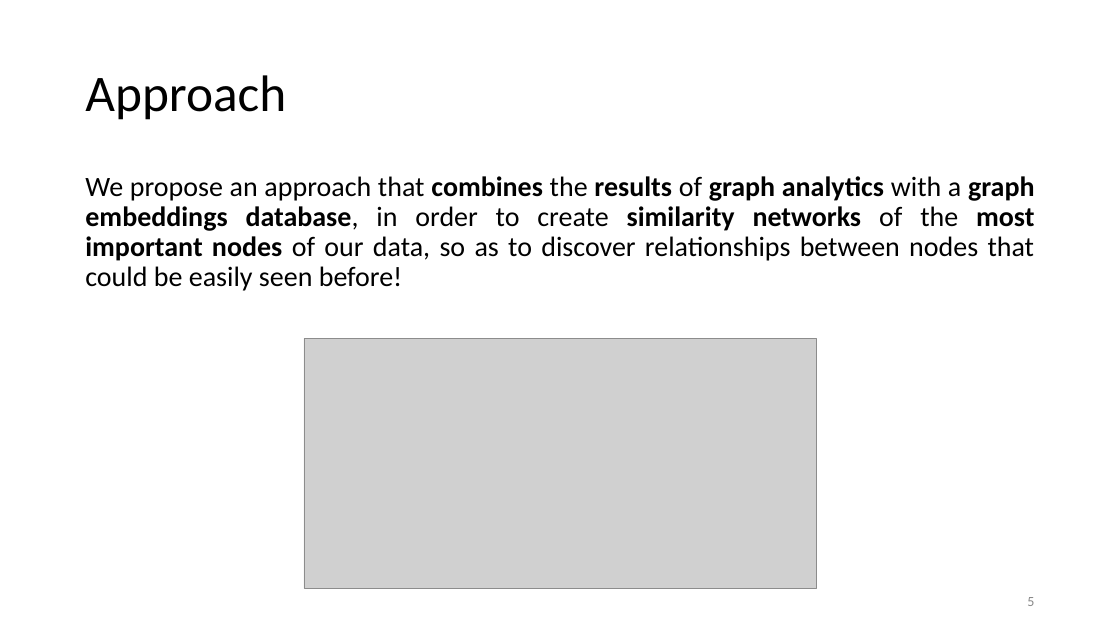
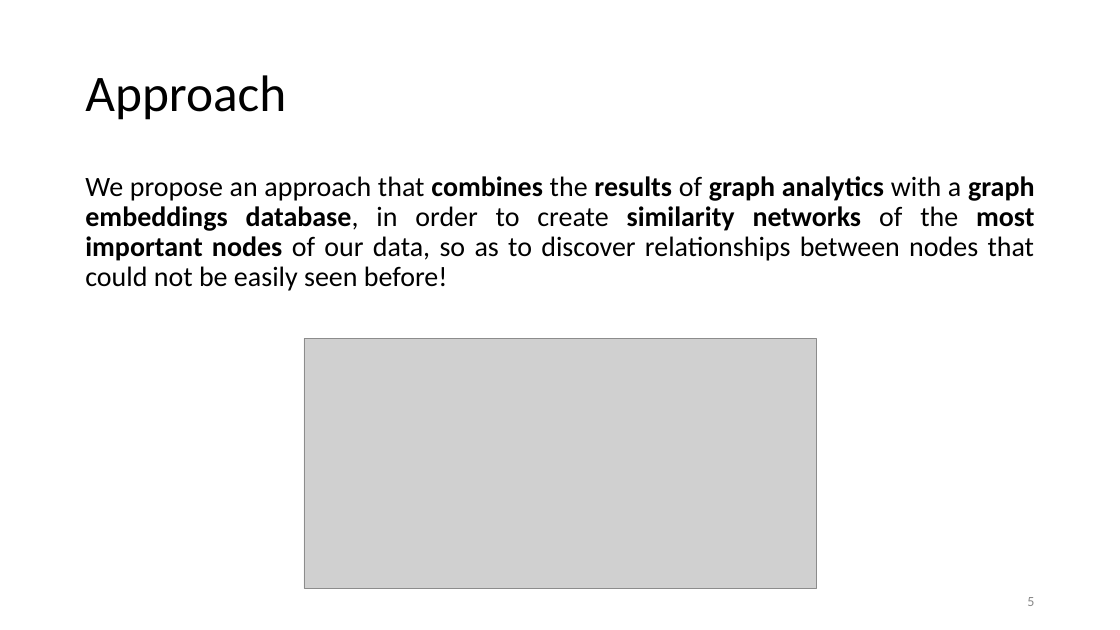
Before and after one commit to MChatzakis/Panama-Papers-Analysis, a slide deck: slide 5 of Presentation/PanamaPapersPresentation.pptx. Drawn at 1120x630 pixels with LibreOffice and Linux fonts; fonts in the diff are those of the drawing; grey boxes stand for pictures. Boxes give left, top, right and bottom in pixels: in the first picture for what was removed or moved away, otherwise in the second. Text is boxed around its words. In the diff, an @@ line names an element or a change of style, - is before the commit and + after.

Commit message:
presentation update

```diff
--- a/Presentation/PanamaPapersPresentation.pptx
+++ b/Presentation/PanamaPapersPresentation.pptx
@@ text at [85, 176, 1035, 291]: text changed @@
-We propose an approach that combines the results of graph analytics with a graph embeddings database, in order to create similarity networks of the most important nodes of our data, so as to discover relationships between nodes that could be easily seen before!
+We propose an approach that combines the results of graph analytics with a graph embeddings database, in order to create similarity networks of the most important nodes of our data, so as to discover relationships between nodes that could not be easily seen before!
```
Also in this commit, not shown: 1 other slide changed, 1 other file.
